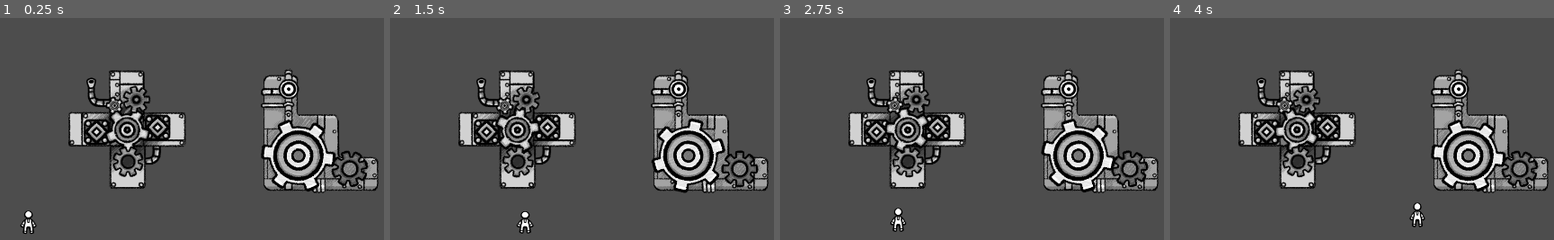
Above: before the commit, frames 1-4 (left to right).
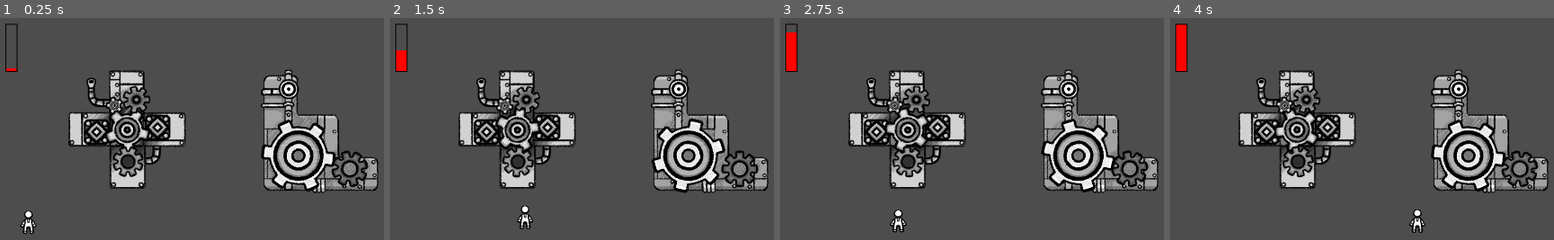
Above: after the commit, the same moments.

Repository: Aeropulu/LaHordeJam
Game: Godot game, scene res://scenes/usine.tscn
The game is run twice, just before and just after one commit, with the same random seed, the same clock (stepped at 60 frames per second) and the same inputs.
Inputs (mouse positions are in pixels of both pictures, inside the frame that each line leads up to):
- Up to frame 1 (0.25 s): no input
- Up to frame 2 (1.5 s): tap Enter (ui_accept) at 0.5, 0.77 s; move the mouse to (516, 129) at 0.52 s; press the mouse at (516, 129) at 0.53 s; hold Right (ui_right) from 0.53 s (still down); move the mouse to (708, 131) at 1.27 s; release the mouse at (708, 131) at 1.28 s; click (708, 131) at 1.35 s
- Up to frame 3 (2.75 s): tap Enter (ui_accept) at 1.52 s; move the mouse to (outside the picture) at 2.02 s; release Right (ui_right) at 2.03 s; press the mouse at (outside the picture) at 2.03 s; hold Left (ui_left) from 2.03 s (still down)
- Up to frame 4 (4 s): move the mouse to (outside the picture) at 2.77 s; release Left (ui_left) at 2.78 s; release the mouse at (outside the picture) at 2.78 s; hold Right (ui_right) from 2.78 s (still down); click (outside the picture) at 2.85 s; tap Enter (ui_accept) at 3.02, 3.77 s; move the mouse to (outside the picture) at 3.52 s; press the mouse at (outside the picture) at 3.53 s

The runs differ from the first frame. In frame 1, 0.2% of the frame differs, in the area x 1-5%, y 2-25%; in frame 2, 0.7%; in frame 3, 0.8%; in frame 4, 1.0%, in the area x 1-67%, y 2-97%.

Commit message:
added broyeuse bar

Diff:
--- /dev/null
+++ b/scenes/TextureProgressBar.gd
@@ -0,0 +1,19 @@
+extends TextureProgressBar
+
+
+# Called when the node enters the scene tree for the first time.
+func _ready():
+	value = 0
+	max_value = 200
+
+
+# Called every frame. 'delta' is the elapsed time since the previous frame.
+func _process(delta):
+	value += 1
+	if value == max_value && $Timer.is_stopped():
+		$Timer.start()
+
+
+func _on_timer_timeout():
+	$Timer.stop()
+	value = 0
--- a/scenes/usine.tscn
+++ b/scenes/usine.tscn
@@ -16,6 +16,9 @@
 [ext_resource type="Script" path="res://scripts/michel.gd" id="14_52xnb"]
 [ext_resource type="Texture2D" uid="uid://ioalijcxr8jw" path="res://assets/sprites/michel/michel.png" id="15_hxnjw"]
 [ext_resource type="AudioStream" uid="uid://b25qd31qd13mu" path="res://assets/music/Energy_Source_-_Radiation.ogg" id="16_feel5"]
+[ext_resource type="Texture2D" uid="uid://eenud47e0iot" path="res://assets/sprites/machines/barre place holder.png" id="17_syvym"]
+[ext_resource type="Texture2D" uid="uid://dp0stfmlebfxp" path="res://assets/sprites/machines/bar progress fill placeholder.png" id="18_8g0ub"]
+[ext_resource type="Script" path="res://scenes/TextureProgressBar.gd" id="19_w50jk"]
 
 [sub_resource type="RectangleShape2D" id="RectangleShape2D_v54bu"]
 size = Vector2(338, 326)
@@ -180,16 +183,24 @@
 libraries = {
 "": SubResource("AnimationLibrary_1kthv")
 }
-speed_scale = 2.0
 
 [node name="GameMusic" type="AudioStreamPlayer2D" parent="."]
 stream = ExtResource("16_feel5")
-autoplay = true
 
 [node name="TextureProgressBar" type="TextureProgressBar" parent="."]
-offset_right = 40.0
-offset_bottom = 40.0
+offset_left = 24.0
+offset_top = 16.0
+offset_right = 64.0
+offset_bottom = 144.0
 fill_mode = 3
+texture_under = ExtResource("17_syvym")
+texture_over = ExtResource("17_syvym")
+texture_progress = ExtResource("18_8g0ub")
+script = ExtResource("19_w50jk")
+
+[node name="Timer" type="Timer" parent="TextureProgressBar"]
+one_shot = true
 
 [connection signal="input_event" from="MachineA" to="MachineA" method="_on_input_event"]
 [connection signal="input_event" from="MachineB" to="MachineB" method="_on_input_event"]
+[connection signal="timeout" from="TextureProgressBar/Timer" to="TextureProgressBar" method="_on_timer_timeout"]
Binary file added: assets/sprites/machines/bar progress fill placeholder.png
Not shown, added: assets/sprites/machines/bar progress fill placeholder.png.import
Binary file added: assets/sprites/machines/barre place holder.png
Not shown, added: assets/sprites/machines/barre place holder.png.import
Not shown: 1 places in scenes/usine.tscn that only renumber resources
